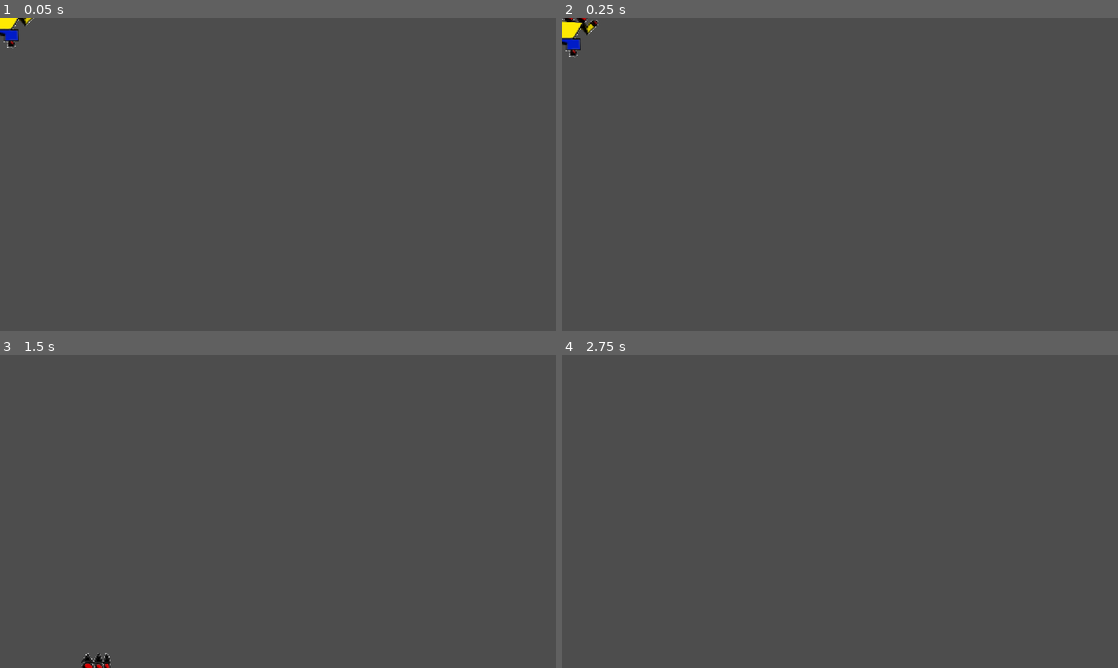
Above: before the commit, frames 1-4 (two rows, left to right).
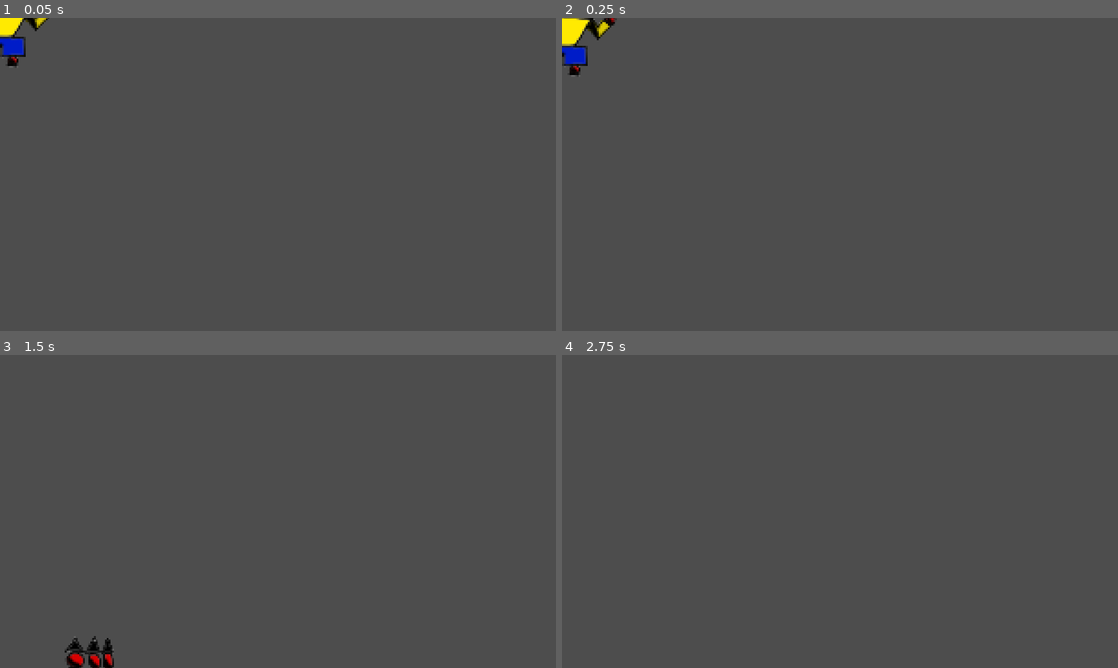
Above: after the commit, the same moments.

Repository: ivanbalhawan/punching-bag
Game: Godot game, scene res://character/character.tscn
Same seed, same stepped clock (60 frames per second), same inputs: the game is played once before the commit and once after it. Before the commit the project has no main scene; this scene is started directly in both runs.
Inputs:
- Up to frame 1 (0.05 s): no input
- Up to frame 2 (0.25 s): no input
- Up to frame 3 (1.5 s): tap Enter (punch) at 0.5, 0.6, 1.35 s; hold D (move_right) from 0.53 s (still down); tap Space (jump) at 0.77 s
- Up to frame 4 (2.75 s): tap Space (jump) at 1.52, 2 s; release D (move_right) at 2.03 s; hold A (move_left) from 2.03 s (still down); tap Enter (punch) at 2.1 s

The runs differ from the first frame. In frame 1, 0.6% of the frame differs, in the area x 0-9%, y 0-16%; in frame 2, 0.8%, in the area x 0-10%, y 0-19%; in frame 3, 0.6%; in frame 4, nothing differs.

Commit message:
Change Spritesheets
- Changed spritesheets
- Fixed offset on character when he punches

Diff:
--- a/character/CharacterBody2D.gd
+++ b/character/CharacterBody2D.gd
@@ -18,10 +18,8 @@
 var is_on_floor = false
 
 func punch():
-    if orientation == 1:
-        animation.play("punch")
-    elif orientation == -1:
-        animation.play("punch_left")
+    animation.play("punch")
+
 
 # func handle_collision(collision: KinematicCollision2D):
 #     # Given a KinematicCollision2D object
--- a/character/character.tscn
+++ b/character/character.tscn
@@ -1,12 +1,12 @@
-[gd_scene load_steps=11 format=3 uid="uid://vngkb0wit5bc"]
+[gd_scene load_steps=10 format=3 uid="uid://vngkb0wit5bc"]
 
 [ext_resource type="Script" path="res://character/CharacterBody2D.gd" id="1_yav5t"]
-[ext_resource type="Texture2D" uid="uid://626vw3xhi4kl" path="res://character/assets/GUY_SPRITE SHEET.png" id="2_kjsdf"]
+[ext_resource type="Texture2D" uid="uid://cd2sraa1tb5g1" path="res://character/assets/GUY_SPRITESHEET.png" id="2_i7ym5"]
 [ext_resource type="Script" path="res://HitBox.gd" id="3_bksil"]
-[ext_resource type="Texture2D" uid="uid://cbc14g3k04wi7" path="res://assets/EFFECTS_SPRITE SHEET.png" id="4_3atrn"]
+[ext_resource type="Texture2D" uid="uid://dejq48j3647ui" path="res://assets/EFFECTS_SPRITESHEET.png" id="4_v7edu"]
 
 [sub_resource type="RectangleShape2D" id="RectangleShape2D_f2s3j"]
-size = Vector2(194.928, 192)
+size = Vector2(214.286, 189.881)
 
 [sub_resource type="RectangleShape2D" id="RectangleShape2D_hsla0"]
 size = Vector2(96, 32)
@@ -76,7 +76,7 @@
 
 [sub_resource type="Animation" id="Animation_2xyr8"]
 resource_name = "punch"
-length = 0.55
+length = 0.550005
 step = 0.05
 tracks/0/type = "value"
 tracks/0/imported = false
@@ -85,10 +85,10 @@
 tracks/0/interp = 1
 tracks/0/loop_wrap = true
 tracks/0/keys = {
-"times": PackedFloat32Array(0, 0.05, 0.1, 0.15, 0.2, 0.25, 0.3, 0.35, 0.4, 0.45, 0.5),
-"transitions": PackedFloat32Array(1, 1, 1, 1, 1, 1, 1, 1, 1, 1, 1),
+"times": PackedFloat32Array(0, 0.05, 0.1, 0.15, 0.2, 0.25, 0.3, 0.35, 0.4, 0.45),
+"transitions": PackedFloat32Array(1, 1, 1, 1, 1, 1, 1, 1, 1, 1),
 "update": 1,
-"values": [4, 3, 2, 1, 5, 0, 5, 1, 2, 3, 4]
+"values": [4, 3, 2, 1, 5, 0, 5, 1, 2, 3]
 }
 tracks/1/type = "value"
 tracks/1/imported = false
@@ -109,10 +109,10 @@
 tracks/2/interp = 1
 tracks/2/loop_wrap = true
 tracks/2/keys = {
-"times": PackedFloat32Array(0, 0.05, 0.1, 0.15, 0.2, 0.25, 0.3),
-"transitions": PackedFloat32Array(1, 1, 1, 1, 1, 1, 1),
+"times": PackedFloat32Array(0, 0.15, 0.2, 0.25, 0.3, 0.35, 0.4, 0.45),
+"transitions": PackedFloat32Array(1, 1, 1, 1, 1, 1, 1, 1),
 "update": 1,
-"values": [5, 4, 3, 2, 1, 0, 3]
+"values": [4, 4, 5, 0, 1, 2, 3, 4]
 }
 tracks/3/type = "value"
 tracks/3/imported = false
@@ -121,98 +121,21 @@
 tracks/3/interp = 1
 tracks/3/loop_wrap = true
 tracks/3/keys = {
-"times": PackedFloat32Array(0, 0.15, 0.25),
-"transitions": PackedFloat32Array(1, 1, 1),
-"update": 0,
-"values": [Vector2(-52.2857, 16), Vector2(27.7143, 16), Vector2(83.7143, 0)]
-}
-tracks/4/type = "value"
-tracks/4/imported = false
-tracks/4/enabled = true
-tracks/4/path = NodePath("character_sprite:position")
-tracks/4/interp = 1
-tracks/4/loop_wrap = true
-tracks/4/keys = {
-"times": PackedFloat32Array(0, 0.25, 0.55),
-"transitions": PackedFloat32Array(1, 1, 1),
-"update": 0,
-"values": [Vector2(2.08165e-12, 2.08165e-12), Vector2(83.7143, -2.08165e-12), Vector2(2.08165e-12, 2.08165e-12)]
-}
-
-[sub_resource type="Animation" id="Animation_ldnbq"]
-resource_name = "punch_left"
-length = 0.55
-step = 0.05
-tracks/0/type = "value"
-tracks/0/imported = false
-tracks/0/enabled = true
-tracks/0/path = NodePath("character_sprite:frame")
-tracks/0/interp = 1
-tracks/0/loop_wrap = true
-tracks/0/keys = {
-"times": PackedFloat32Array(0, 0.05, 0.1, 0.15, 0.2, 0.25, 0.3, 0.35, 0.4, 0.45, 0.5),
-"transitions": PackedFloat32Array(1, 1, 1, 1, 1, 1, 1, 1, 1, 1, 1),
+"times": PackedFloat32Array(0.2, 0.25, 0.3, 0.35),
+"transitions": PackedFloat32Array(1, 1, 1, 1),
 "update": 1,
-"values": [4, 3, 2, 1, 5, 0, 5, 1, 2, 3, 4]
-}
-tracks/1/type = "value"
-tracks/1/imported = false
-tracks/1/enabled = true
-tracks/1/path = NodePath("HitBox/CollisionShape2D:disabled")
-tracks/1/interp = 1
-tracks/1/loop_wrap = true
-tracks/1/keys = {
-"times": PackedFloat32Array(0, 0.25, 0.3),
-"transitions": PackedFloat32Array(1, 1, 1),
-"update": 1,
-"values": [true, false, true]
-}
-tracks/2/type = "value"
-tracks/2/imported = false
-tracks/2/enabled = true
-tracks/2/path = NodePath("effects_sprite:frame")
-tracks/2/interp = 1
-tracks/2/loop_wrap = true
-tracks/2/keys = {
-"times": PackedFloat32Array(0, 0.05, 0.1, 0.15, 0.2, 0.25, 0.3),
-"transitions": PackedFloat32Array(1, 1, 1, 1, 1, 1, 1),
-"update": 1,
-"values": [5, 4, 3, 2, 1, 0, 3]
-}
-tracks/3/type = "value"
-tracks/3/imported = false
-tracks/3/enabled = true
-tracks/3/path = NodePath("effects_sprite:position")
-tracks/3/interp = 1
-tracks/3/loop_wrap = true
-tracks/3/keys = {
-"times": PackedFloat32Array(0, 0.15, 0.25),
-"transitions": PackedFloat32Array(1, 1, 1),
-"update": 0,
-"values": [Vector2(52.286, 16), Vector2(-27.714, 16), Vector2(-83.714, 2.08165e-12)]
-}
-tracks/4/type = "value"
-tracks/4/imported = false
-tracks/4/enabled = true
-tracks/4/path = NodePath("character_sprite:position")
-tracks/4/interp = 1
-tracks/4/loop_wrap = true
-tracks/4/keys = {
-"times": PackedFloat32Array(0, 0.25, 0.55),
-"transitions": PackedFloat32Array(1, 1, 1),
-"update": 0,
-"values": [Vector2(2.08165e-12, 2.08165e-12), Vector2(-83.714, 2.08165e-12), Vector2(2.08165e-12, 2.08165e-12)]
+"values": [Vector2(27.684, 7), Vector2(75.554, 3), Vector2(25.914, 19), Vector2(67.614, 17.43)]
 }
 
 [sub_resource type="AnimationLibrary" id="AnimationLibrary_3p1rs"]
 _data = {
 "RESET": SubResource("Animation_ig6wc"),
-"punch": SubResource("Animation_2xyr8"),
-"punch_left": SubResource("Animation_ldnbq")
+"punch": SubResource("Animation_2xyr8")
 }
 
 [node name="CharacterBody2D" type="CharacterBody2D"]
 position = Vector2(4.28571, 2.08165e-12)
+scale = Vector2(1.68, 1.68)
 collision_layer = 5
 script = ExtResource("1_yav5t")
 push_force = 1000
@@ -236,12 +159,13 @@
 [node name="character_sprite" type="Sprite2D" parent="."]
 position = Vector2(2.08165e-12, 2.08165e-12)
 scale = Vector2(0.75, 0.75)
-texture = ExtResource("2_kjsdf")
+texture = ExtResource("2_i7ym5")
 hframes = 6
 frame = 4
 
 [node name="CollisionShape2D" type="CollisionShape2D" parent="."]
-position = Vector2(-10.8215, -2.08165e-12)
+position = Vector2(-21.0034, 8.0357)
+scale = Vector2(1, 1)
 shape = SubResource("RectangleShape2D_f2s3j")
 
 [node name="Timer" type="Timer" parent="."]
@@ -265,8 +189,8 @@
 
 [node name="effects_sprite" type="Sprite2D" parent="."]
 position = Vector2(-44.2857, 8)
-scale = Vector2(0.376513, 0.545455)
-texture = ExtResource("4_3atrn")
+scale = Vector2(0.477, 0.69)
+texture = ExtResource("4_v7edu")
 hframes = 6
 frame = 3
 
--- a/project.godot
+++ b/project.godot
@@ -11,6 +11,7 @@
 [application]
 
 config/name="Punching Bag"
+run/main_scene="res://character/character.tscn"
 config/features=PackedStringArray("4.1", "Forward Plus")
 config/icon="res://icon.svg"
 
--- a/punching_bag/punching_bag.tscn
+++ b/punching_bag/punching_bag.tscn
@@ -8,6 +8,7 @@
 [node name="Node2D" type="Node2D"]
 
 [node name="punching_bag_body" parent="." instance=ExtResource("1_lfwkn")]
+scale = Vector2(1, 1.00907)
 
 [node name="chain_link" parent="." instance=ExtResource("2_b5tww")]
 position = Vector2(0, -96)
--- a/punching_bag/punching_bag_body.tscn
+++ b/punching_bag/punching_bag_body.tscn
@@ -1,7 +1,7 @@
 [gd_scene load_steps=9 format=3 uid="uid://x2p5sdl0134u"]
 
 [ext_resource type="Script" path="res://punching_bag/punching_bag_body.gd" id="1_e2qm2"]
-[ext_resource type="Texture2D" uid="uid://c2u1q668l5u2q" path="res://assets/BAG_SPRITE SHEET.png" id="2_ivegl"]
+[ext_resource type="Texture2D" uid="uid://c3x8f80uoqh5d" path="res://assets/BAG_SPRITESHEET.png" id="2_pwyvw"]
 [ext_resource type="Script" path="res://HurtBox.gd" id="3_bbor4"]
 
 [sub_resource type="PhysicsMaterial" id="PhysicsMaterial_qqejd"]
@@ -49,7 +49,7 @@
 modulate = Color(1, 0.129412, 1, 1)
 position = Vector2(8.00001, 16)
 scale = Vector2(0.588957, 0.746667)
-texture = ExtResource("2_ivegl")
+texture = ExtResource("2_pwyvw")
 hframes = 6
 frame = 5
 
--- a/room.tscn
+++ b/room.tscn
@@ -23,7 +23,6 @@
 
 [node name="CharacterBody2D" parent="." instance=ExtResource("2_nq207")]
 position = Vector2(-536, -216)
-max_collisions = 100
 
 [node name="Node2D" parent="." instance=ExtResource("3_ksoe0")]
 position = Vector2(120, -232)
Binary file removed: assets/BAG_SPRITE SHEET.png
Binary file added: assets/BAG_SPRITESHEET.png
Not shown, added: assets/BAG_SPRITESHEET.png.import
Binary file removed: assets/EFFECTS_SPRITE SHEET.png
Binary file added: assets/EFFECTS_SPRITESHEET.png
Not shown, added: assets/EFFECTS_SPRITESHEET.png.import
Binary file removed: character/assets/GUY_SPRITE SHEET.png
Binary file added: character/assets/GUY_SPRITESHEET.png
Not shown, added: character/assets/GUY_SPRITESHEET.png.import
